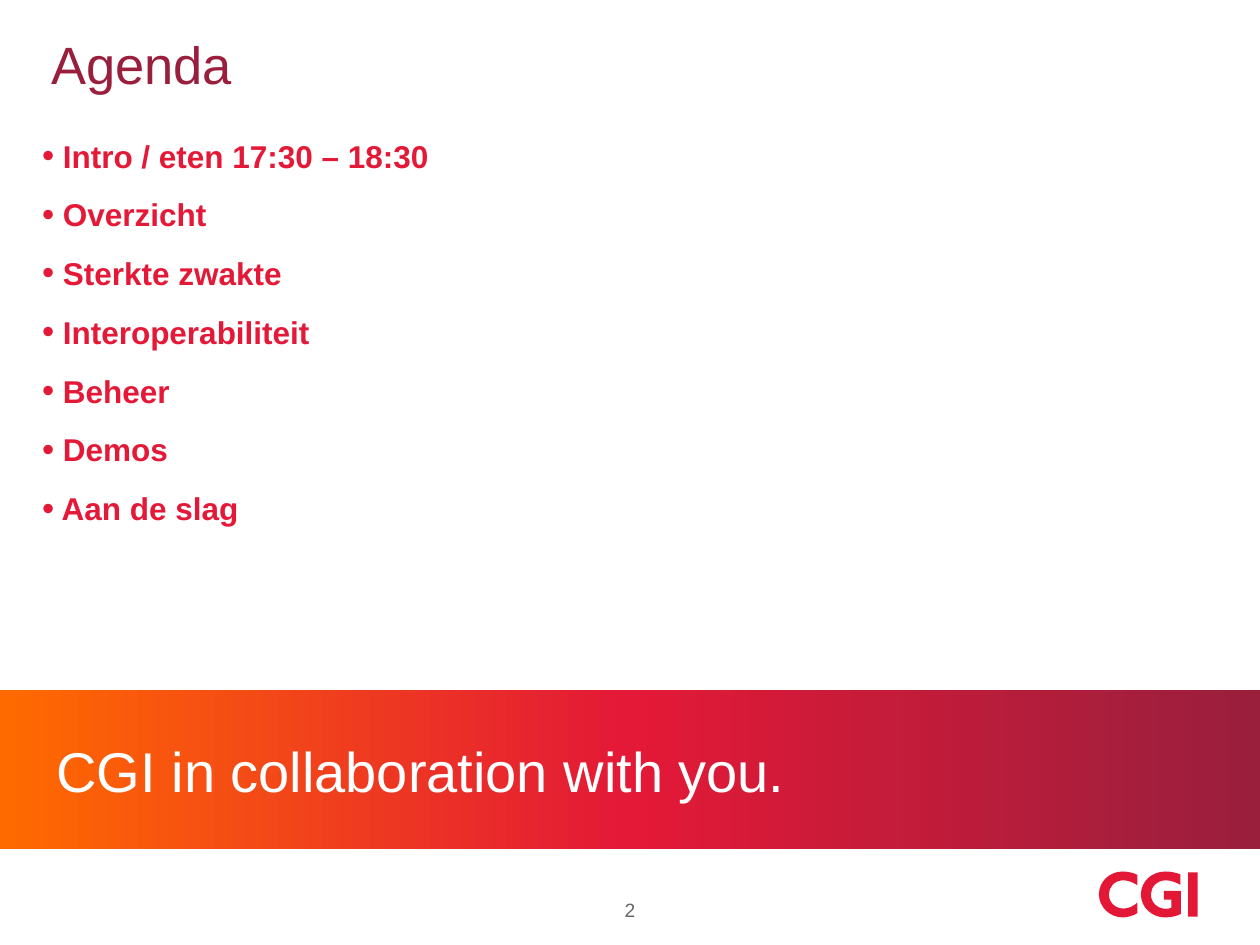
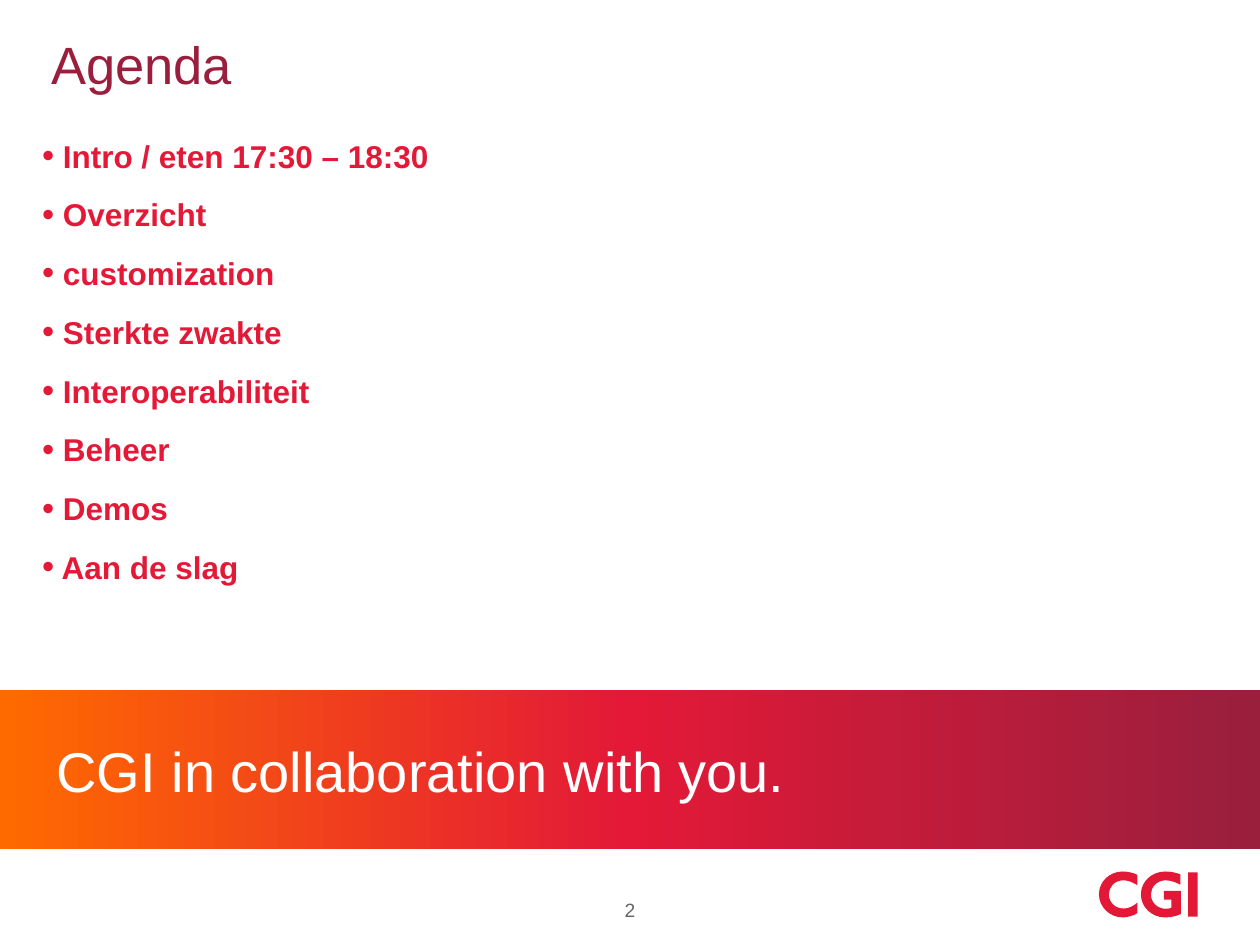
Before and after one commit to pczeeuw/fx_meetup, a slide deck: slide 2 of JavaFX meetup juli 2016.pptx. Drawn at 1260x945 pixels with LibreOffice and Linux fonts; fonts in the diff are those of the drawing; background and template pictures are left out. Boxes give left, top, right and bottom in pixels: in the first picture for what was removed or moved away, otherwise in the second. Text is boxed around its words. In the diff, an @@ line names an element or a change of style, - is before the commit and + after.

Commit message:
new ppt

```diff
--- a/JavaFX meetup juli 2016.pptx
+++ b/JavaFX meetup juli 2016.pptx
@@ text at [63,262,275,286]: paragraph added @@
+• customization
```
Also in this commit, not shown: 1 other slide changed, 1 slide added.
